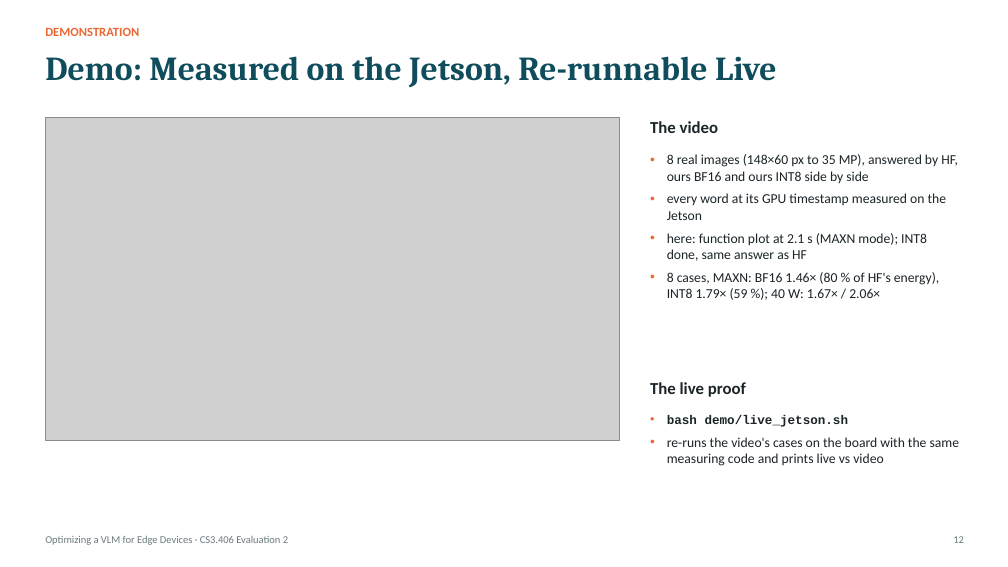
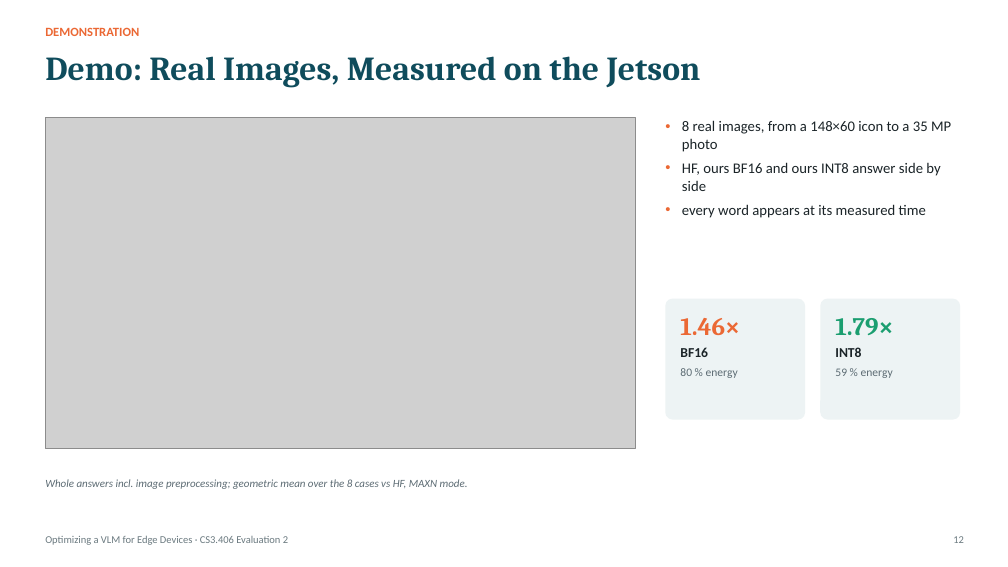
Before and after one commit to jainilbavishi24/LFM2.5-VL-Optimization, a slide deck: slide 12 of presentations/eval2/PAA_Eval2_Working_Prototype.pptx. Drawn at 1008x567 pixels with LibreOffice and Linux fonts; fonts in the diff are those of the drawing; grey boxes stand for pictures. Boxes give left, top, right and bottom in pixels: in the first picture for what was removed or moved away, otherwise in the second. Text is boxed around its words. In the diff, an @@ line names an element or a change of style, - is before the commit and + after.

Commit message:
deck: rework for readability, jetson results, one quant table

```diff
--- a/presentations/eval2/PAA_Eval2_Working_Prototype.pptx
+++ b/presentations/eval2/PAA_Eval2_Working_Prototype.pptx
@@ text at [45,56,701,88]: text changed @@
-Demo: Measured on the Jetson, Re-runnable Live
+Demo: Real Images, Measured on the Jetson
@@ picture: place and size @@
-picture at [45,117,620,441]
+picture at [45,117,635,449]
@@ text removed at [650,121,718,133] @@
-The video
@@ text at [682,120,951,218]: text changed; size 13 to 14 pt @@
-• 8 real images (148×60 px to 35 MP), answered by HF, ours BF16 and ours INT8 side by side
-• every word at its GPU timestamp measured on the Jetson
-• here: function plot at 2.1 s (MAXN mode); INT8 done, same answer as HF
-• 8 cases, MAXN: BF16 1.46× (80 % of HF's energy), INT8 1.79× (59 %); 40 W: 1.67× / 2.06×
+• 8 real images, from a 148×60 icon to a 35 MP photo
+• HF, ours BF16 and ours INT8 answer side by side
+• every word appears at its measured time
@@ rounded rectangle added at [665,299,805,420], fill #EDF3F4 @@
@@ rounded rectangle added at [820,299,960,420], fill #EDF3F4 @@
@@ text added at [680,318,740,335], 24 pt, text #EB6834, bold @@
+1.46×
@@ text added at [835,318,893,335], 24 pt, text #1B9E70, bold @@
+1.79×
@@ text added at [680,347,738,378], 11 pt, text #5C6B73 @@
+BF16
+80 % energy
@@ text added at [835,347,893,378], 11 pt, text #5C6B73 @@
+INT8
+59 % energy
@@ text removed at [650,382,746,397] @@
-The live proof
@@ text removed at [667,415,960,466] @@
-• bash demo/live_jetson.sh
-• re-runs the video's cases on the board with the same measuring code and prints live vs video
@@ text added at [45,479,468,489], 10.5 pt, text #5C6B73, italic @@
+Whole answers incl. image preprocessing; geometric mean over the 8 cases vs HF, MAXN mode.
```
Also in this commit, not shown: 12 other slides changed, 3 slides added, 2 slides removed, 2 other files.
